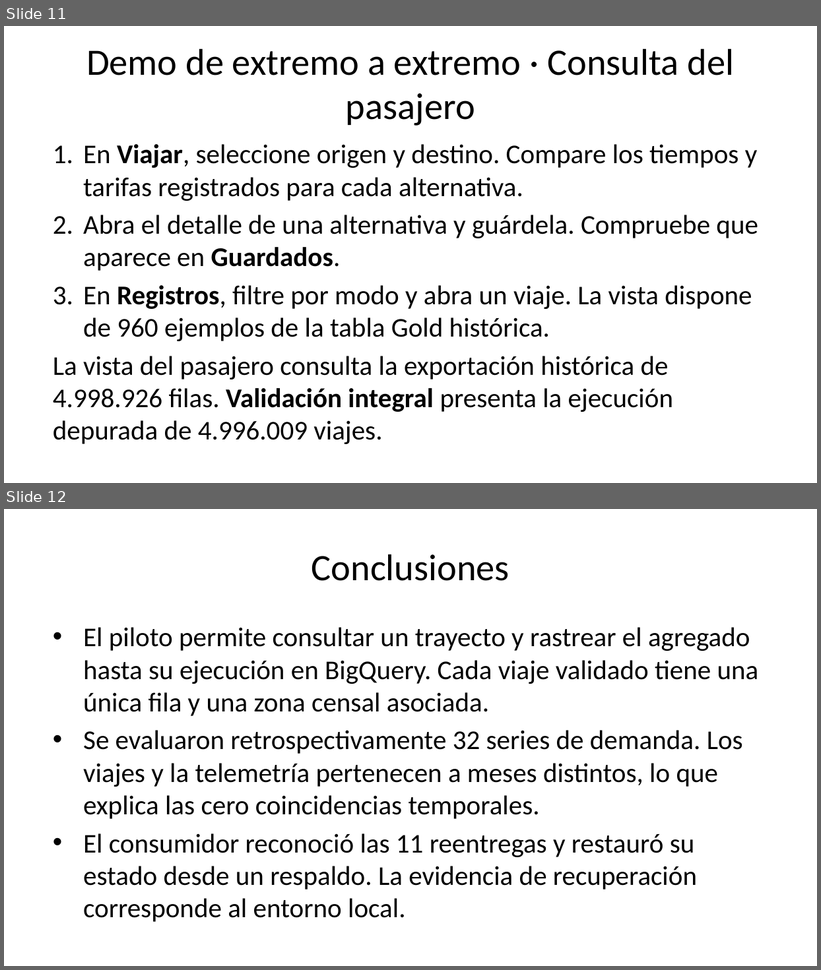
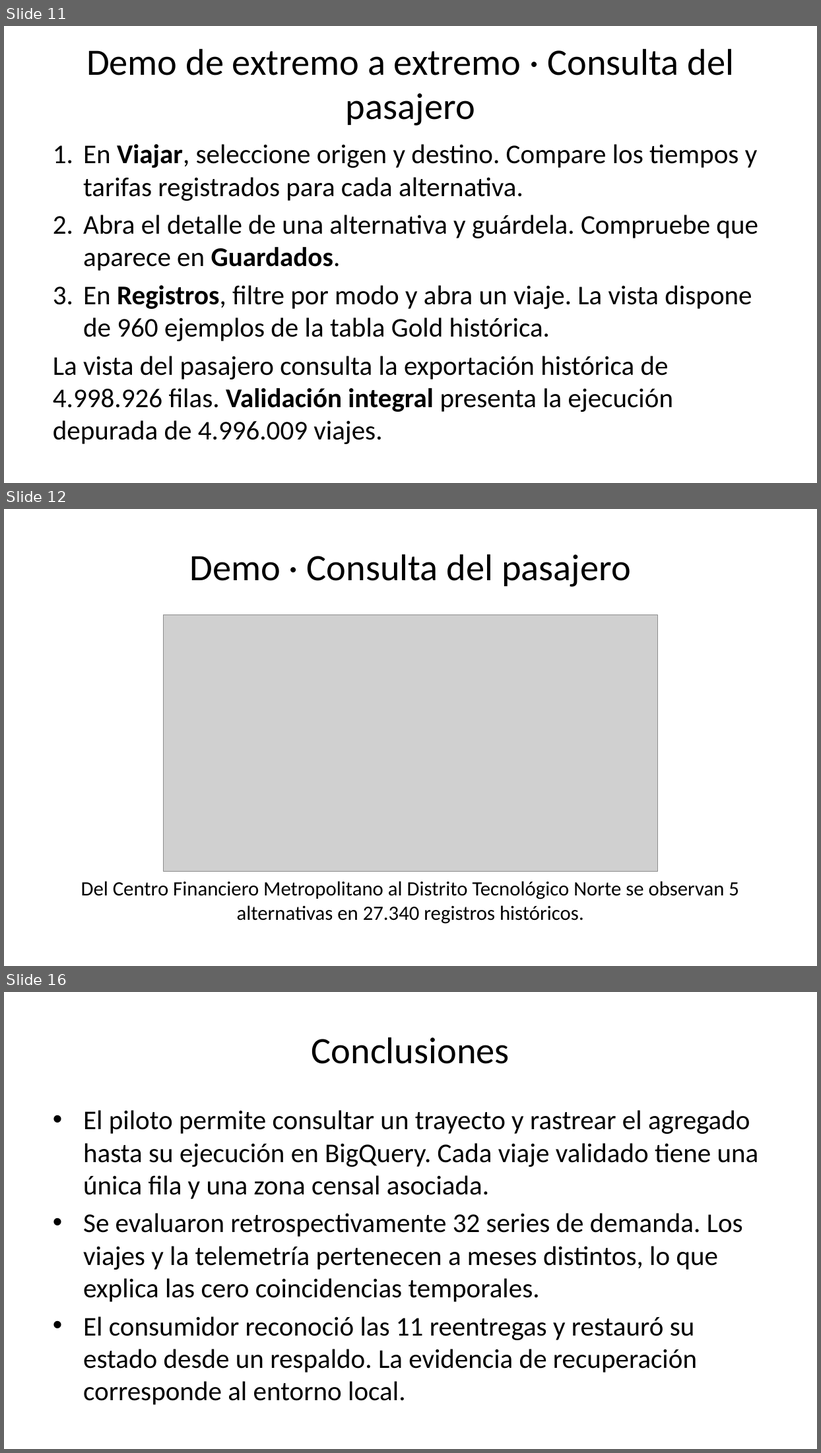
Before and after one commit to AlejandroPinedo/datalandia-lumina-smart-mobility-gcp, a slide deck: P3/entrega/Lumina-P3.pptx. Shown one above the other, each under a label of ours: slides 11 and 12 before the commit, slides 11, 12 and 16 after it; the slides between them are not shown. The pictures are 821x970 and 821x1453 pixels, drawn with LibreOffice and Linux fonts; fonts in the diff are those of the drawing; grey boxes stand for pictures. Boxes give left, top, right and bottom in pixels: in the first picture for what was removed or moved away, otherwise in the second. Text is boxed around its words. In the diff, an @@ line names an element or a change of style, - is before the commit and + after.

```diff
--- a/P3/entrega/Lumina-P3.pptx
+++ b/P3/entrega/Lumina-P3.pptx
@@ slide 12 added at [4, 509, 817, 966], background #FFFFFF @@
@@ title added at [189, 554, 631, 587], 33 pt, text #000000 @@
+Demo · Consulta del pasajero
@@ picture added at [163, 615, 658, 871] @@
@@ text added at [81, 881, 739, 924], 18 pt, text #000000 @@
+Del Centro Financiero Metropolitano al Distrito Tecnológico Norte se observan 5 alternativas en 27.340 registros históricos.
@@ what was slide 12 is now slide 16 @@
```
Also in this commit, not shown: 3 other slides added, 6 other files.
